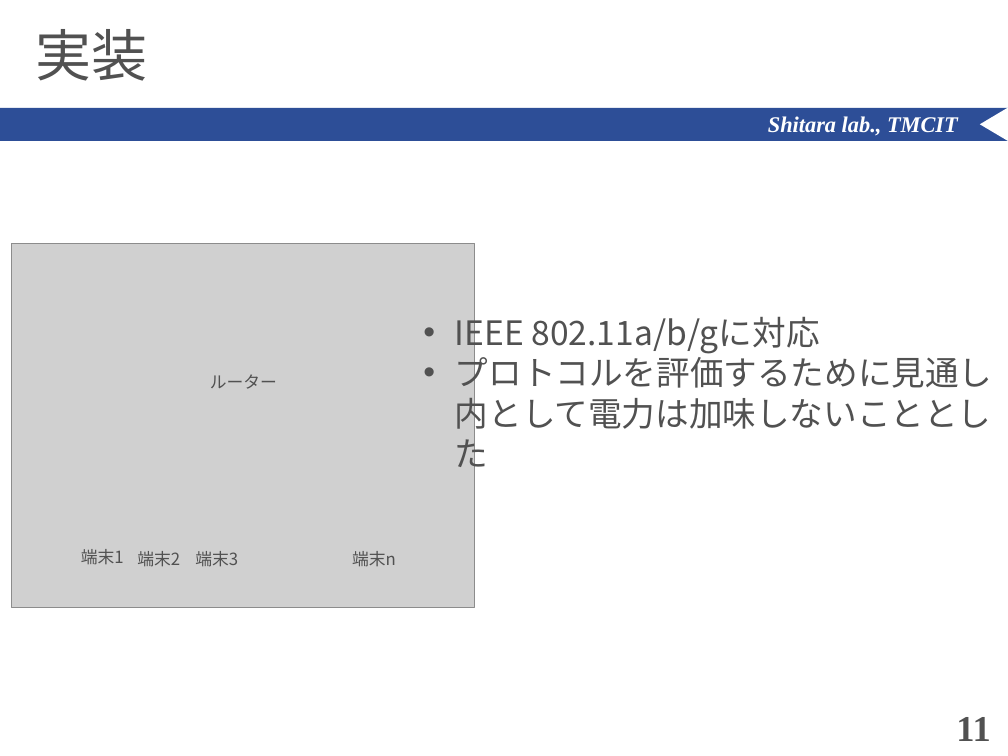
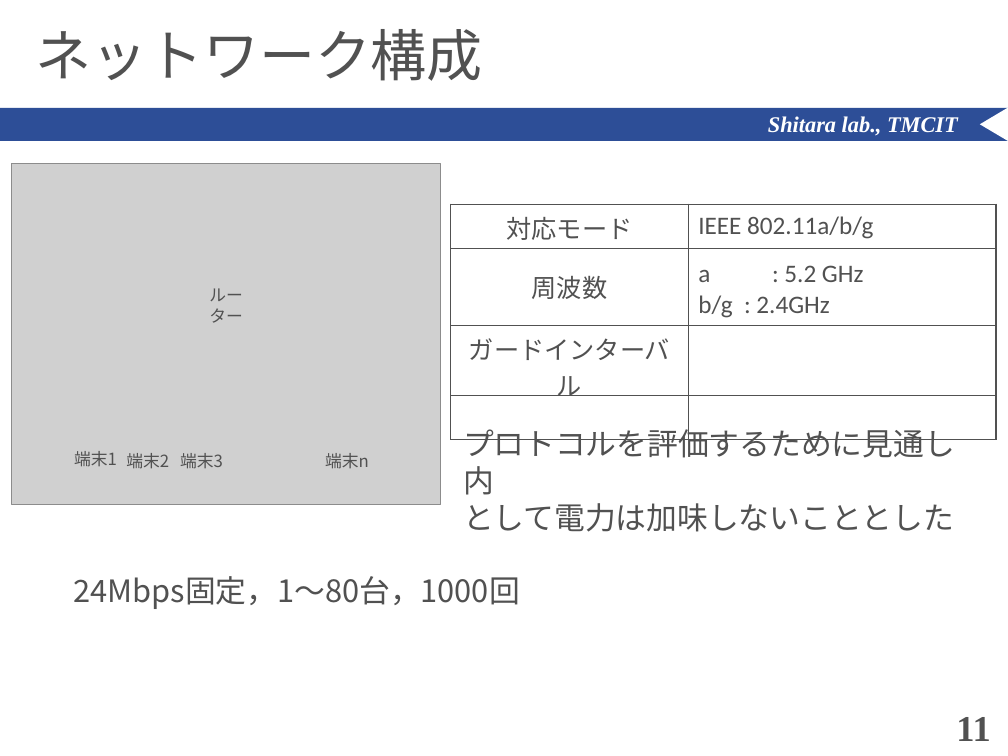
Before and after one commit to ShitaLab-TMCIT/IEEE802.11simulator, a slide deck: slide 11 of paper/shimozawa.pptx. Drawn at 1008x756 pixels with LibreOffice and Linux fonts; fonts in the diff are those of the drawing; grey boxes stand for pictures. Boxes give left, top, right and bottom in pixels: in the first picture for what was removed or moved away, otherwise in the second. Text is boxed around its words. In the diff, an @@ line names an element or a change of style, - is before the commit and + after.

```diff
--- a/paper/shimozawa.pptx
+++ b/paper/shimozawa.pptx
@@ title at bbox=[35, 29, 483, 81]: text changed @@
-実装
+ネットワーク構成
@@ picture: place and size @@
-picture at bbox=[12, 243, 475, 607]
+picture at bbox=[12, 163, 440, 505]
@@ table added at bbox=[451, 204, 996, 413], 4 rows, 2 columns @@
+対応モード | IEEE 802.11a/b/g
+周波数 | a : 5.2 GHz / b/g : 2.4GHz
+ガードインターバル | 
+ | 
@@ text "ルーター" rewrapped from bbox=[210, 374, 277, 389] to bbox=[209, 288, 243, 323] @@
@@ text "端末1": place and size @@
-text "端末1" at bbox=[81, 549, 124, 564]
+text "端末1" at bbox=[74, 451, 117, 467]
@@ text "端末2": place and size @@
-text "端末2" at bbox=[137, 551, 180, 567]
+text "端末2" at bbox=[126, 453, 169, 469]
@@ text "端末3": place and size @@
-text "端末3" at bbox=[195, 551, 238, 567]
+text "端末3" at bbox=[180, 453, 223, 469]
@@ text "端末n": place and size @@
-text "端末n" at bbox=[352, 551, 396, 567]
+text "端末n" at bbox=[325, 453, 369, 469]
@@ text at bbox=[463, 424, 955, 532]: text changed; size 24 to 22 pt @@
-• IEEE 802.11a/b/gに対応
-• プロトコルを評価するために見通し内として電力は加味しないこととした
+プロトコルを評価するために見通し内
+として電力は加味しないこととした
@@ text added at bbox=[74, 576, 520, 609], 22 pt, text #515151 @@
+24Mbps固定，1～80台，1000回
```
Also in this commit, not shown: 11 other slides changed, 13 other files.
